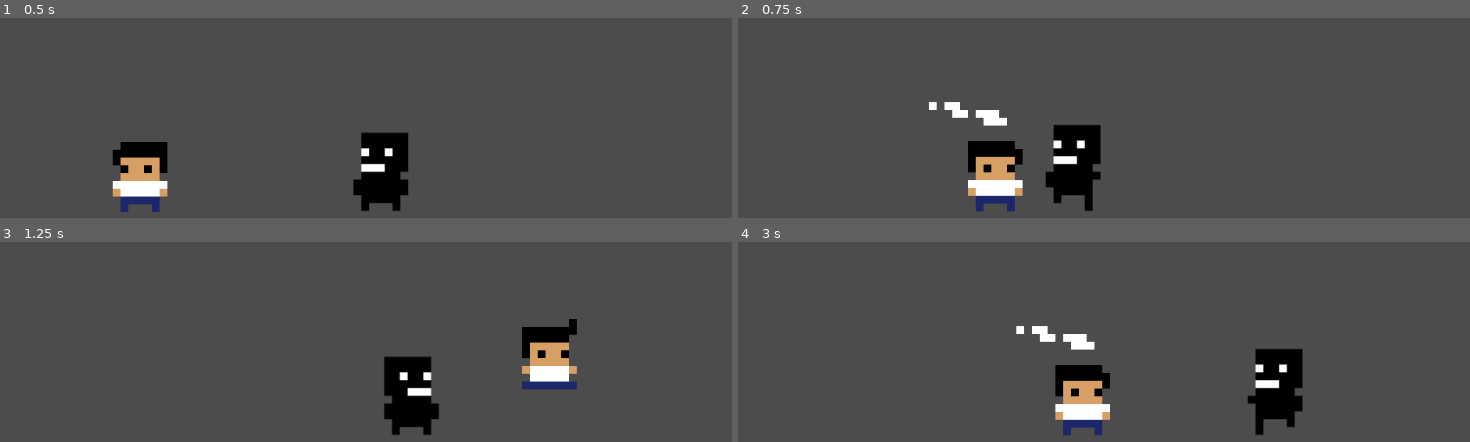
Above: before the commit, frames 1-4 (two rows, left to right).
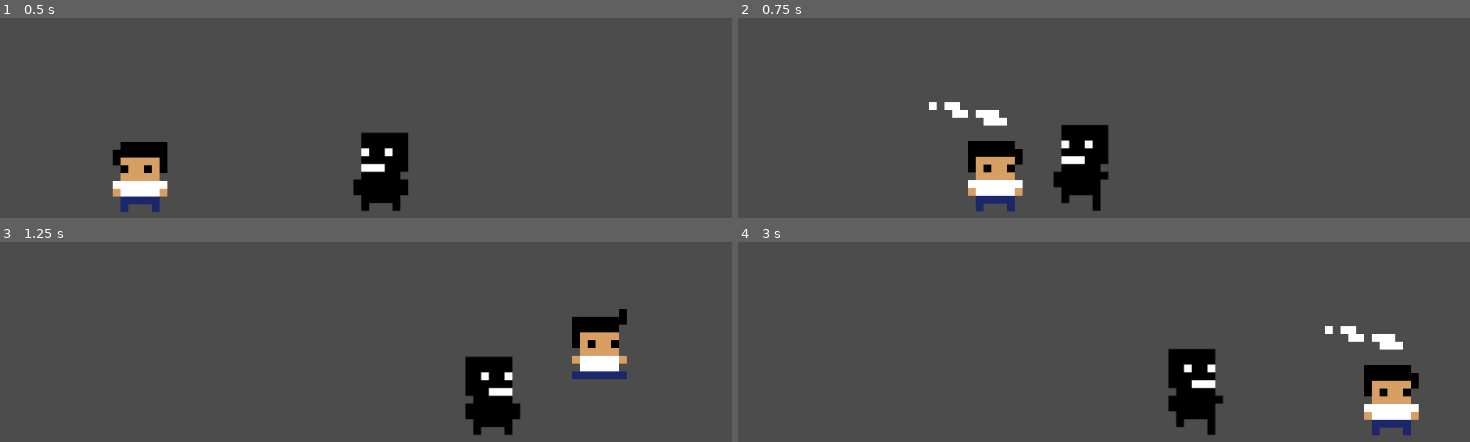
Above: after the commit, the same moments.

Repository: renzoventura/Shade
Game: Godot game, scene res://Scenes/Level/TemplateLevel.tscn
The game is run twice, just before and just after one commit, with the same random seed, the same clock (stepped at 60 frames per second) and the same inputs.
Inputs:
- Up to frame 1 (0.5 s): no input
- Up to frame 2 (0.75 s): hold D (right) from 0.53 s (still down); tap , (attack) at 0.6 s
- Up to frame 3 (1.25 s): keep holding D (right); tap W (jump) at 0.77 s
- Up to frame 4 (3 s): tap , (attack) at 1.35, 2.1, 2.85 s; tap W (jump) at 1.52 s; release D (right) at 2.03 s; hold A (left) 2.03-2.78 s; hold D (right) from 2.78 s (still down)

Frame 1 is identical in both runs. In frame 2, 1.3% of the frame differs, in the area x 42-51%, y 53-97%; in frame 3, 8.7%; in frame 4, 10%, in the area x 37-94%, y 42-97%.

Commit message:
Added left side attack

Diff:
--- a/Scenes/Player/Enemy.gd
+++ b/Scenes/Player/Enemy.gd
@@ -33,11 +33,14 @@
 func _on_VisibilityNotifier2D_screen_entered():
 	set_physics_process(true)
 
-func hurt():
+func hurt(var is_facing_right):
 	print("OUCH!")
 	life -= 1
-	motion.y -= 500
-	motion.x = 300
+	var direction = 1
+	if(!is_facing_right):
+		direction = -1
+	motion.y -= 700
+	motion.x = 500 * direction
 
 func apply_gravity():
 	if is_on_floor() and motion.y > 0:
--- a/Scenes/Player/Player.gd
+++ b/Scenes/Player/Player.gd
@@ -10,8 +10,11 @@
 var MAX_FALL_SPEED = 300
 
 onready var playerAnimation = $PlayerAnimation
-onready var attackArea = $AttackArea
-onready var attackAreaCollision = $AttackArea/AttackCollision
+onready var leftAttackArea = $AttackArea
+onready var leftAttackAreaCollision = $AttackArea/AttackCollision
+
+onready var rightAttackArea = $AttackArea2
+onready var rightAttackAreaCollision = $AttackArea2/AttackCollision
 
 signal animate
 signal attackAnimate
@@ -20,17 +23,17 @@
 
 func ready():
 	is_facing_right = true;
-	attackArea.set_collision_mask_bit(2, false)
+	leftAttackArea.set_collision_mask_bit(2, false)
 	is_attacking = false
 
 func _process(delta):
+	print(is_facing_right)
 	apply_gravity()
 	if not is_attacking:
 		walk()
 		jump()
 		animate()
 		attack()
-		update_attack_collision()
 	move_and_slide(motion, motion_up)
 
 func walk():
@@ -67,14 +70,19 @@
 
 func attackAnimate():
 	is_attacking = true
-	attackAreaCollision.disabled = false
+	if(is_facing_right):
+		leftAttackAreaCollision.disabled = false
+	else:
+		rightAttackAreaCollision.disabled = false
 	emit_signal("attackAnimate")
 	yield(get_node("PlayerAnimation"), "animation_finished")
 	is_attacking = false
-	attackAreaCollision.disabled = true
+	leftAttackAreaCollision.disabled = true
+	rightAttackAreaCollision.disabled = true
 
 func _on_AttackArea_body_entered(body):
-	body.hurt()
+	body.hurt(is_facing_right)
 
-func update_attack_collision():
-	pass
+
+func _on_AttackArea2_body_entered(body):
+	body.hurt(is_facing_right)
--- a/Scenes/Player/Player.tscn
+++ b/Scenes/Player/Player.tscn
@@ -23,6 +23,7 @@
 [node name="PlayerAnimation" parent="." instance=ExtResource( 1 )]
 position = Vector2( 6.16013, 0.513336 )
 animation = "attack"
+flip_h = true
 
 [node name="AttackArea" type="Area2D" parent="."]
 position = Vector2( 61.088, -14.6611 )
@@ -33,6 +34,17 @@
 position = Vector2( -5.30737, -0.663422 )
 shape = SubResource( 2 )
 disabled = true
+
+[node name="AttackArea2" type="Area2D" parent="."]
+position = Vector2( 61.088, -14.6611 )
+collision_layer = 2
+collision_mask = 4
+
+[node name="AttackCollision" type="CollisionShape2D" parent="AttackArea2"]
+position = Vector2( -113.08, 0.597057 )
+shape = SubResource( 2 )
+disabled = true
 [connection signal="animate" from="." to="PlayerAnimation" method="_on_Player_animate"]
 [connection signal="attackAnimate" from="." to="PlayerAnimation" method="_on_Player_attackAnimate"]
 [connection signal="body_entered" from="AttackArea" to="." method="_on_AttackArea_body_entered"]
+[connection signal="body_entered" from="AttackArea2" to="." method="_on_AttackArea2_body_entered"]
